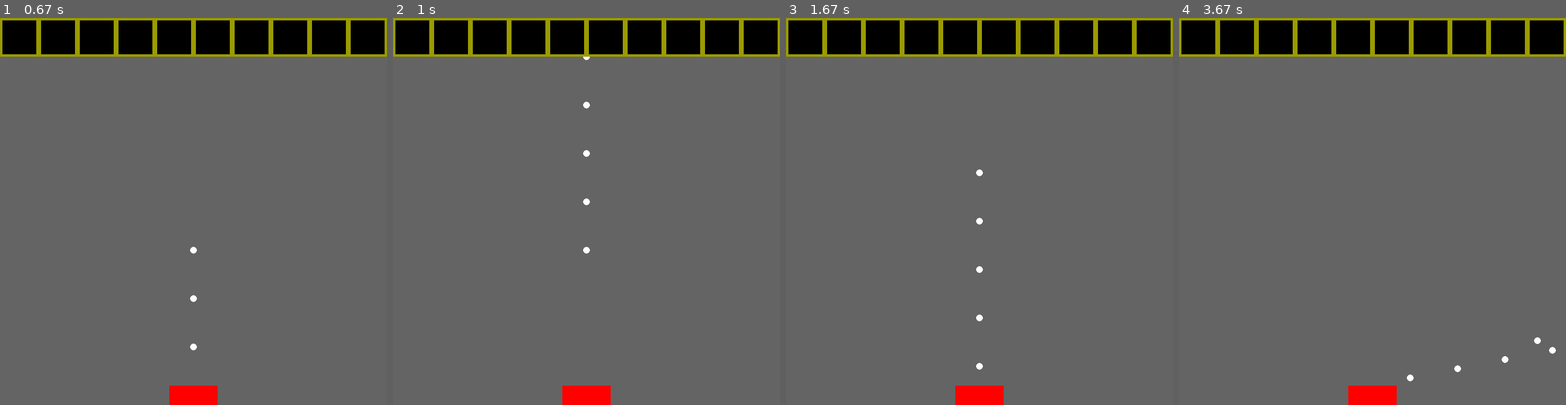
Above: before the commit, frames 1-4 (left to right).
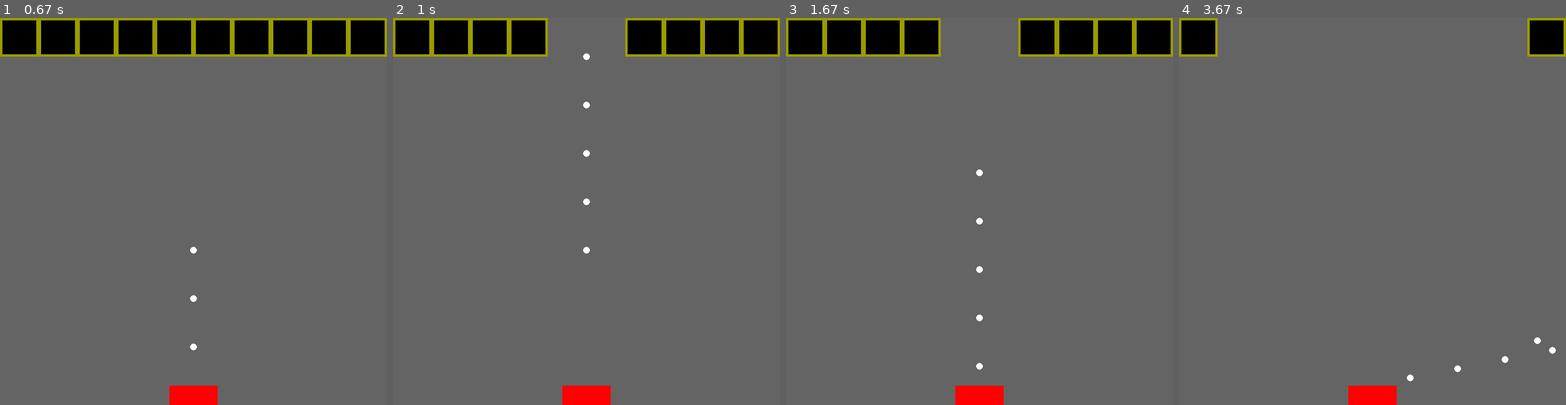
Above: after the commit, the same moments.

Repository: Emruur/BlockBreaker-PyGame
Game: pygame game, started from main.py
Same seed, same stepped clock (60 frames per second), same inputs: the game is played once before the commit and once after it.
Inputs (mouse positions are in pixels of both pictures, inside the frame that each line leads up to):
- Up to frame 1 (0.67 s): click (193, 211) at 0.38 s
- Up to frame 2 (1 s): no input
- Up to frame 3 (1.67 s): no input
- Up to frame 4 (3.67 s): click (1519, 358) at 3.22 s

Frame 1 is identical in both runs. In frame 2, 2.0% of the frame differs, in the area x 40-60%, y 0-10%; in frame 3, 2.0%; in frame 4, 8.0%, in the area x 10-90%, y 0-10%.

Commit message:
Update main.py

Diff:
--- a/main.py
+++ b/main.py
@@ -27,17 +27,14 @@
 blocks= [[None]*BLOCK_NUMBER]*BLOCK_NUMBER
 
 def main():
-
-
-
-
-
     running= True
     ready_to_shoot= False
     shooting_direction= None
 
 
     ball_count= 5
+
+    add_block_row()
 
 
     while running:
@@ -47,7 +44,6 @@
                 running= False
 
         if balls== []:
-            add_block_row()
 
             if pygame.mouse.get_pressed()[0]:
                 location= pygame.mouse.get_pos()
@@ -101,6 +97,15 @@
         for b in balls:
             b.update()
 
+            for row in blocks:
+                for block in row:
+                    if not block== None:
+                        if b.location.x>= (block.location.x)-b.radius and b.location.x<= block.location.x+ block.side_length+ b.radius:
+                            if b.location.y >= block.location.y-b.radius and b.location.y<= block.location.y+ block.side_length+ b.radius:
+                                index= row.index(block)
+                                row[index]= None
+
+
 
             if b.location.y< HEIGHT and b.location.x > 0 and b.location.x<WIDTH:
                 b.in_bounds= True
@@ -119,6 +124,9 @@
 
             elif b.location.y >= HEIGHT and b.in_bounds:
                 balls.remove(b)
+                if(balls==[]):
+                    add_block_row()
+                    shift_blocks()
 
 
 def shoot_balls(shooting_direction, ball_count):
@@ -147,6 +155,18 @@
         blocks[0][i]= Block(block_location,BLOCK_LENGTH)
 
 
+def shift_blocks():
+    shift_vector= Vector2D(0,BLOCK_LENGTH)
+    for i, row in reversed(list(enumerate(blocks))):
+        for block in row:
+            if not block== None and not i==9:
+
+                e= row.index(block)
+                print(i,e)
+                blocks[i+1][e]= block
+                block.location.add(shift_vector)
+
+
 
 if __name__=="__main__":
     main()
